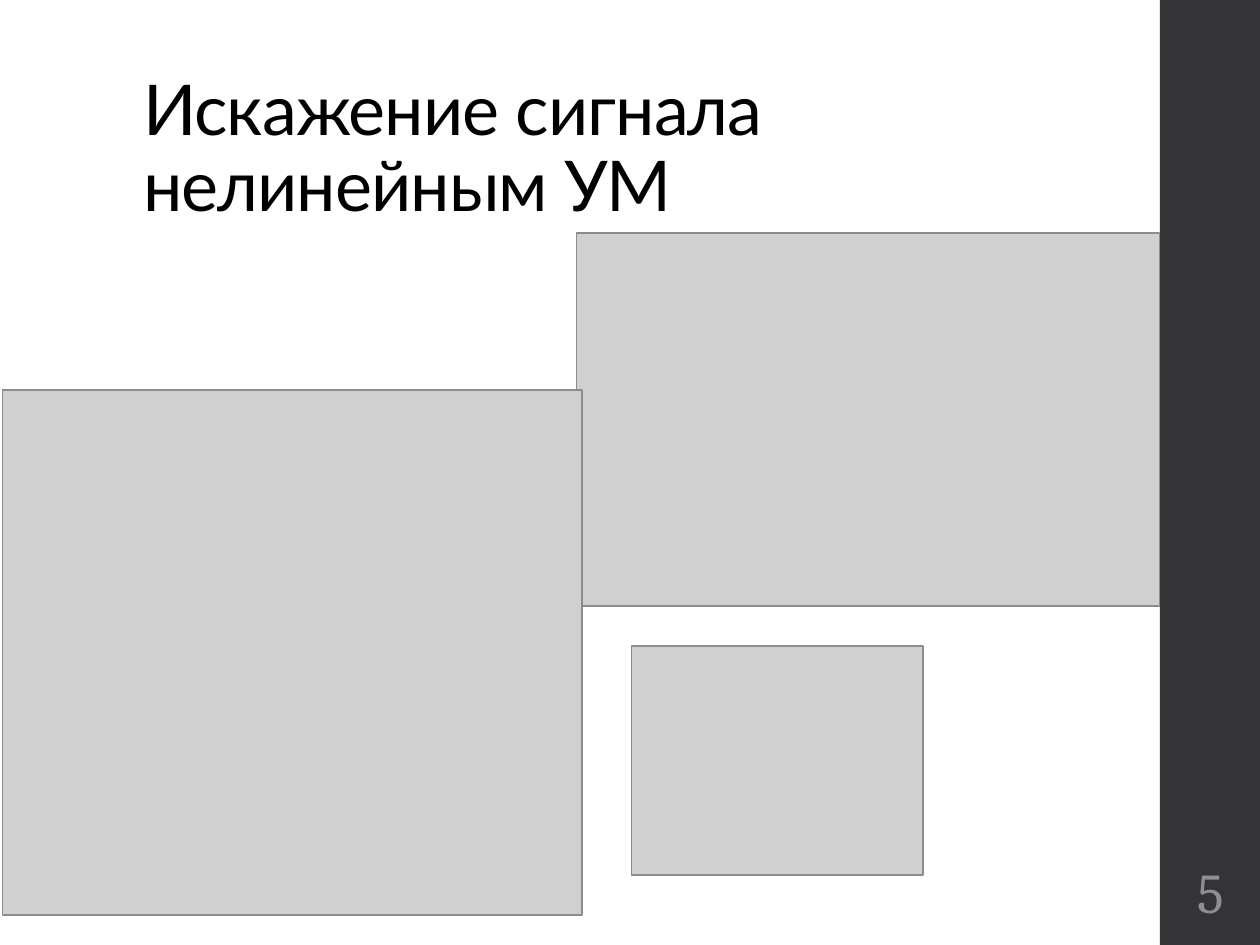
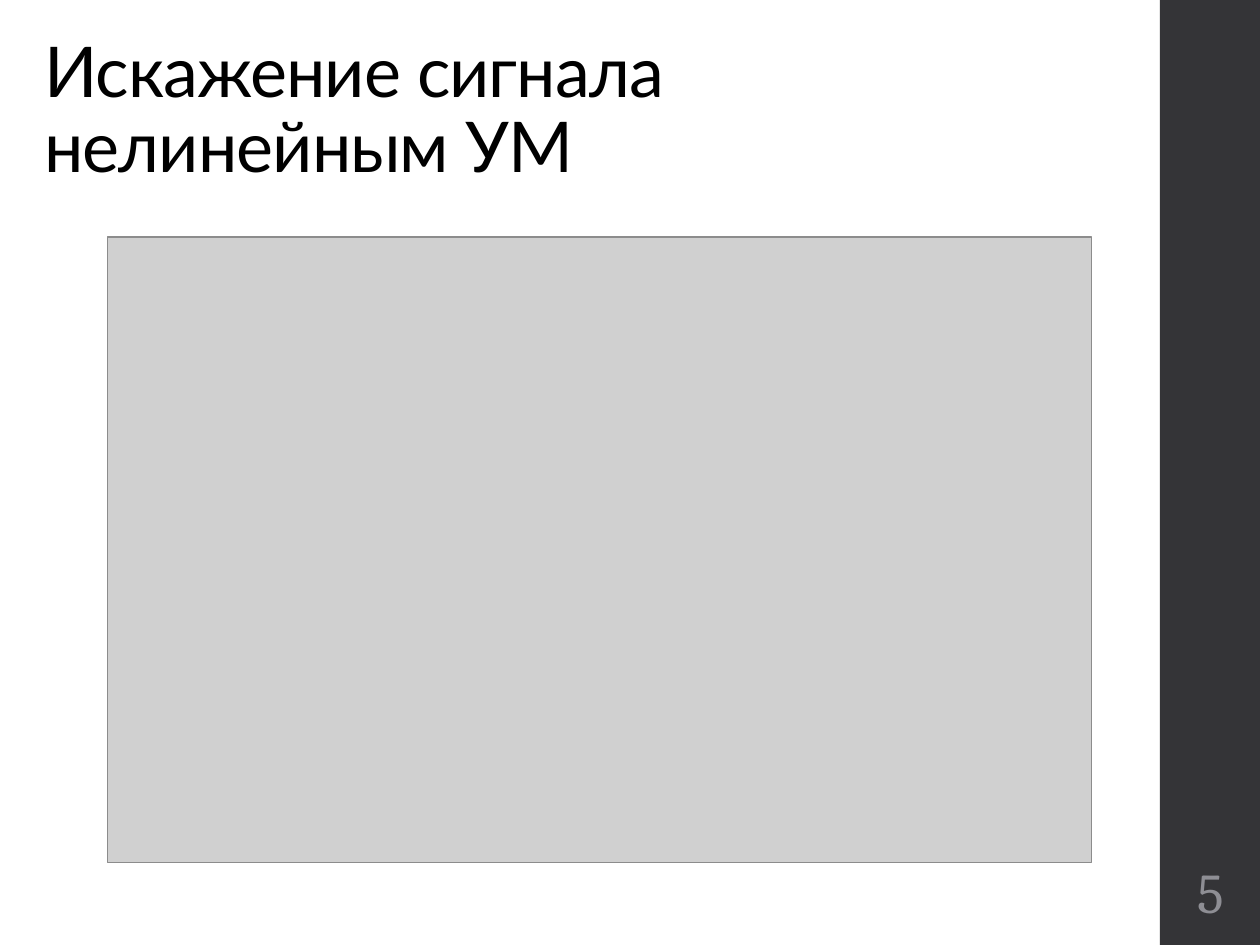
Before and after one commit to kannab98/graduation-paper, a slide deck: slide 5 of Presentation.pptx. Drawn at 1260x945 pixels with LibreOffice and Linux fonts; fonts in the diff are those of the drawing; grey boxes stand for pictures. Boxes give left, top, right and bottom in pixels: in the first picture for what was removed or moved away, otherwise in the second. Text is boxed around its words. In the diff, an @@ line names an element or a change of style, - is before the commit and + after.

```diff
--- a/Presentation.pptx
+++ b/Presentation.pptx
@@ title "Искажение сигнала нелинейным УМ": place and size @@
-title "Искажение сигнала нелинейным УМ" at (143, 85, 763, 212)
+title "Искажение сигнала нелинейным УМ" at (44, 47, 664, 173)
@@ title "Искажение сигнала нелинейным УМ" at (44, 47, 664, 173): vertical alignment bottom to top @@
@@ picture added at (107, 237, 1091, 862) @@
@@ picture removed at (576, 233, 1159, 606) @@
@@ picture removed at (3, 391, 582, 916) @@
@@ picture removed at (631, 646, 924, 876) @@
```
Also in this commit, not shown: 5 other slides changed, 1 slide added, 10 slides removed, 2 other files.
